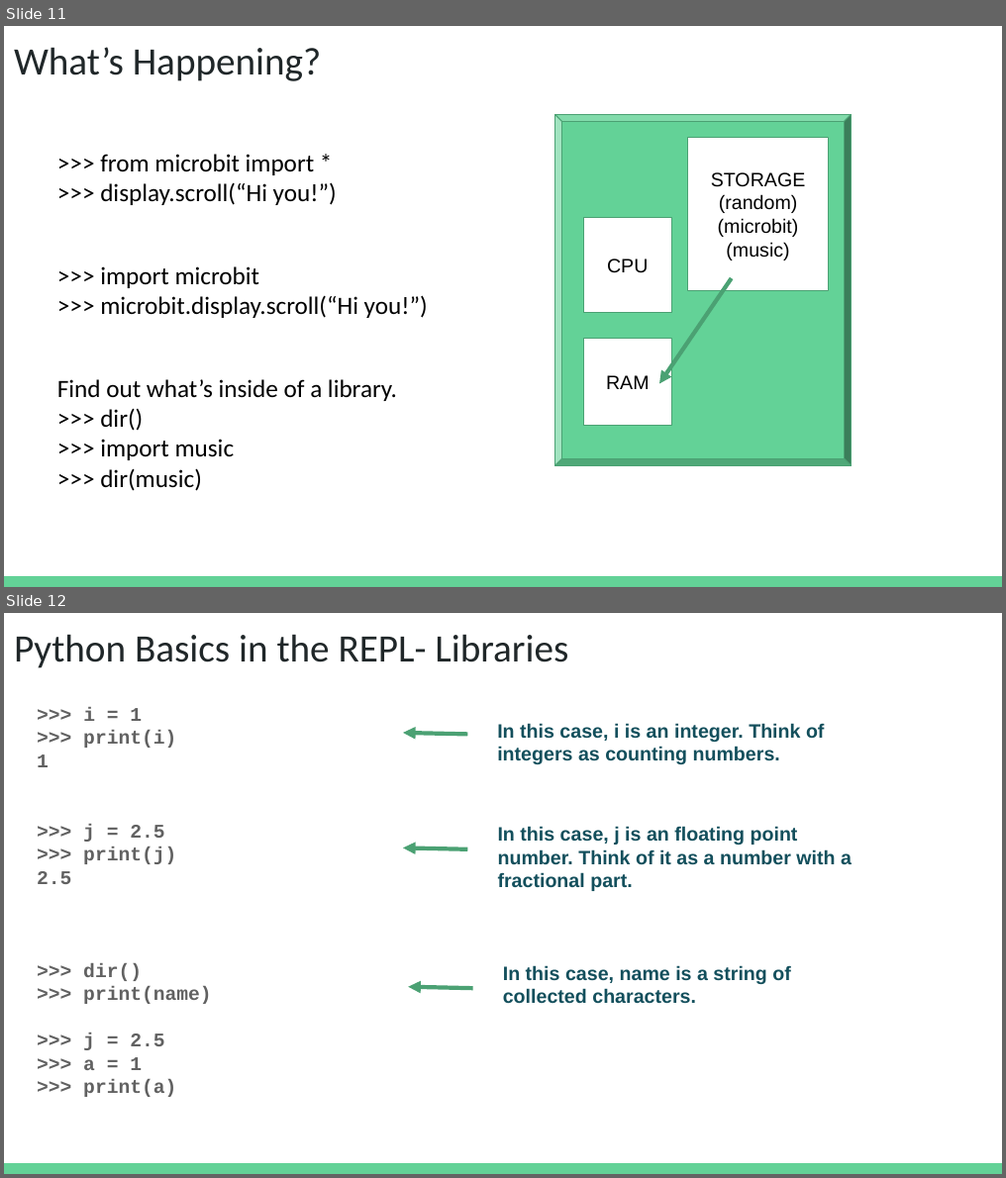
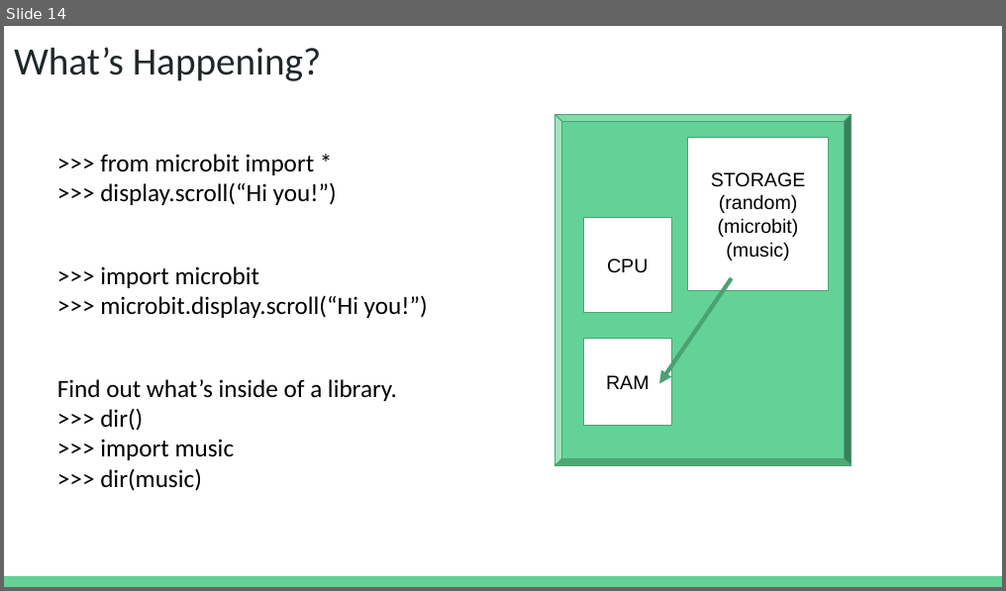
Before and after one commit to IEEE-BV/microbit, a slide deck: presentations/REPL v3.pptx. Shown one above the other, each under a label of ours: slides 11 and 12 before the commit, slide 14 after it. The pictures are 1006x1178 and 1006x591 pixels, drawn with LibreOffice and Linux fonts; fonts in the diff are those of the drawing. Boxes give left, top, right and bottom in pixels: in the first picture for what was removed or moved away, otherwise in the second. Text is boxed around its words. In the diff, an @@ line names an element or a change of style, - is before the commit and + after.

```diff
--- a/presentations/REPL v3.pptx
+++ b/presentations/REPL v3.pptx
@@ slide 12 removed at [4,613,1002,1174], background #FFFFFF; not listed: 1 template element that a slide beside it also shows @@
@@ title removed at [14,634,568,668] @@
-Python Basics in the REPL- Libraries
@@ text removed at [37,707,212,1097] @@
->>> i = 1
->>> print(i)
-1
->>> j = 2.5
->>> print(j)
-2.5
->>> dir()
->>> print(name)
->>> j = 2.5
->>> a = 1
->>> print(a)
@@ text removed at [497,723,824,764] @@
-In this case, i is an integer. Think of integers as counting numbers.
@@ arrow removed from (468, 734) to (403, 733) @@
@@ arrow removed from (468, 850) to (403, 849) @@
@@ text removed at [498,826,851,891] @@
-In this case, j is an floating point number. Think of it as a number with a fractional part.
@@ text removed at [503,965,791,1004] @@
-In this case, name is a string of collected characters.
@@ arrow removed from (473, 988) to (408, 987) @@
@@ what was slide 11 is now slide 14 @@
```
Also in this commit, not shown: 2 slides changed, 3 slides added, 9 other files.
